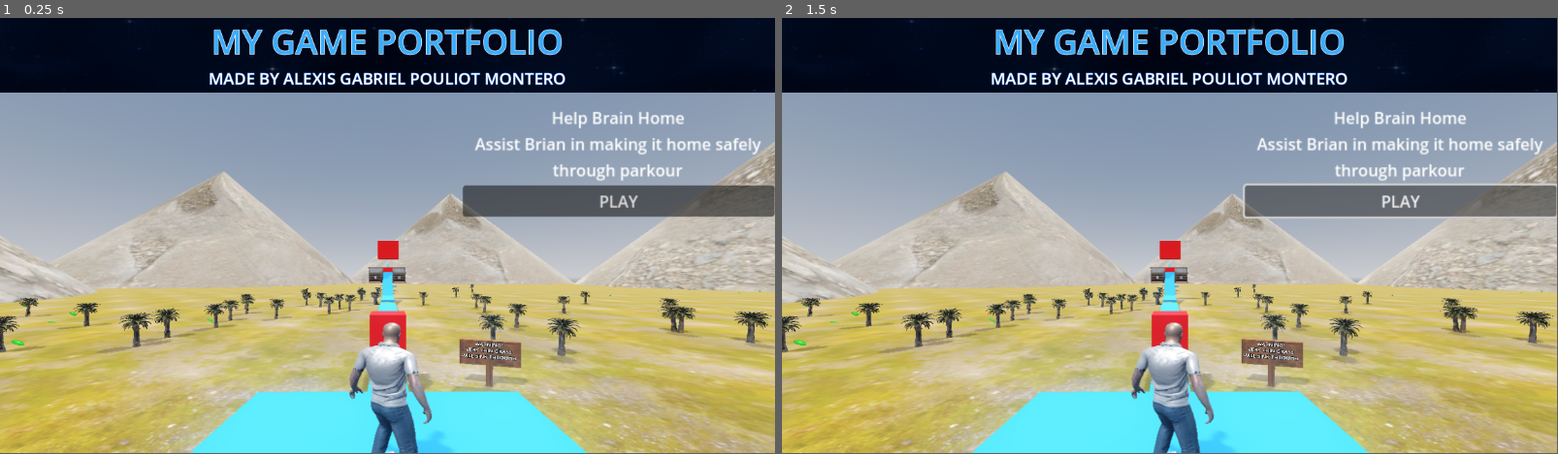
Above: before the commit, frames 1-2 (left to right).
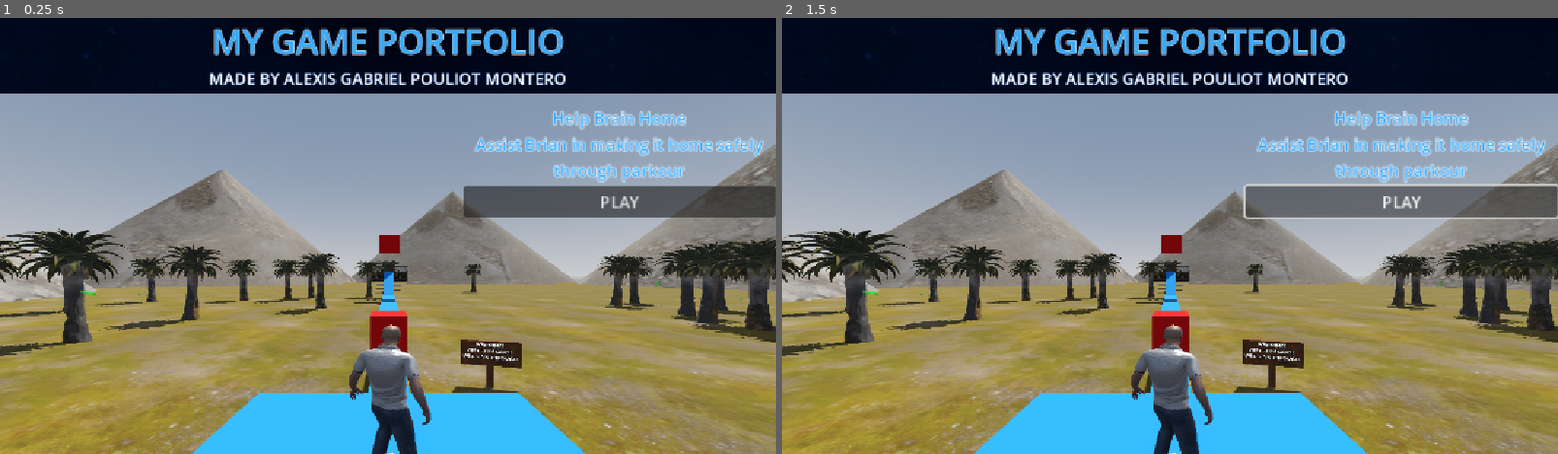
Above: after the commit, the same moments.

Repository: Alexis-dev410/Portfolio
Game: Godot game, scene res://Scenes/Portfolio.tscn
The game is run twice, just before and just after one commit, with the same random seed, the same clock (stepped at 60 frames per second) and the same inputs. Before the commit the project has no main scene; this scene is started directly in both runs.
Inputs:
- Up to frame 1 (0.25 s): no input
- Up to frame 2 (1.5 s): click "PLAY" at 0.5 s; click "PLAY" at 1.25 s
In our replay, the window is 799x449 before the commit and 800x450 after it. These sizes can differ from the game's own. Grey fills any space a smaller window leaves; there, only what the larger window draws over its background counts as a difference.

The runs differ from the first frame. In frame 1, 55% of the frame differs, in the area x 0-100%, y 0-100%; in frame 2, 55%.

Commit message:
Fixed Game Scaling, changed Assignment 1 & 3

Diff:
--- a/Scenes/Portfolio.tscn
+++ b/Scenes/Portfolio.tscn
@@ -1,7 +1,7 @@
-[gd_scene load_steps=15 format=3 uid="uid://bmrptoldd76b2"]
+[gd_scene load_steps=18 format=3 uid="uid://bmrptoldd76b2"]
 
 [ext_resource type="Script" uid="uid://b8dsl1pprwb27" path="res://Scripts/portfolio.gd" id="1_bn2y4"]
-[ext_resource type="Texture2D" uid="uid://clm1qstgkvhyt" path="res://Assets/Assignment1.webp" id="3_bn2y4"]
+[ext_resource type="Texture2D" uid="uid://bh84pcorh74a6" path="res://Assets/Assignment 1.webp" id="3_bn2y4"]
 [ext_resource type="Texture2D" uid="uid://2yrt3fovgcas" path="res://Assets/Prison.webp" id="4_ftr4p"]
 [ext_resource type="Texture2D" uid="uid://3o1cr7locorc" path="res://Assets/pixelart_starfield.png" id="4_wns4k"]
 [ext_resource type="AudioStream" uid="uid://cbfy0yln2jtqt" path="res://Assets/Comet Observatory theme.mp3" id="5_epvqv"]
@@ -34,12 +34,24 @@
 outline_size = 2
 outline_color = Color(0.15686275, 0.47058824, 1, 1)
 
+[sub_resource type="LabelSettings" id="LabelSettings_46nt4"]
+font_color = Color(0.21960784, 0.6784314, 1, 1)
+outline_size = 3
+
+[sub_resource type="LabelSettings" id="LabelSettings_ftr4p"]
+font_color = Color(0.21960784, 0.6784314, 1, 1)
+outline_size = 3
+
+[sub_resource type="LabelSettings" id="LabelSettings_vaiur"]
+font_color = Color(0.21960784, 0.6784314, 1, 1)
+outline_size = 3
+
 [node name="CanvasLayer" type="Node2D"]
 script = ExtResource("1_bn2y4")
 
 [node name="Background" type="Sprite2D" parent="."]
 position = Vector2(576, 324)
-scale = Vector2(3.6, 2.025)
+scale = Vector2(5, 5)
 texture = ExtResource("4_wns4k")
 
 [node name="CanvasLayer" type="CanvasLayer" parent="."]
@@ -104,6 +116,7 @@
 text = "Help Brain Home
 Assist Brian in making it home safely
 through parkour"
+label_settings = SubResource("LabelSettings_46nt4")
 horizontal_alignment = 1
 
 [node name="ParkourPlayButton" type="Button" parent="CanvasLayer/ScrollContainer/VBoxContainer/TextureRect/VBoxContainer"]
@@ -138,6 +151,7 @@
 size_flags_horizontal = 4
 text = "Prison Escape
 Avoid the Guards and escape prison"
+label_settings = SubResource("LabelSettings_ftr4p")
 horizontal_alignment = 1
 
 [node name="PrisonPlayButton" type="Button" parent="CanvasLayer/ScrollContainer/VBoxContainer/TextureRect2/VBoxContainer"]
@@ -173,6 +187,7 @@
 text = "Tower Defense
 Endless Defense against Ogres
 Aim for the best score!"
+label_settings = SubResource("LabelSettings_vaiur")
 horizontal_alignment = 1
 
 [node name="TDPlayButton" type="Button" parent="CanvasLayer/ScrollContainer/VBoxContainer/TextureRect3/VBoxContainer"]
--- a/Scripts/portfolio.gd
+++ b/Scripts/portfolio.gd
@@ -1,33 +1,45 @@
 extends Node2D
 
-
-func _ready():
-	var dir = DirAccess.open("res://games")
+func _ready() -> void:
+	# List games for debugging.
+	var dir := DirAccess.open("res://games")
 	if dir:
 		for file in dir.get_files():
-			print(file)
+			print("FILE:", file)
 		for folder in dir.get_directories():
 			print("DIR:", folder)
 	else:
-		print("Folder not found")
+		print("Folder not found: res://games")
+
+
+func launch_game(relative_path: String) -> void:
+	$BackgroundMusic.stream_paused = true
+
+	# Convert res:// path to an OS filesystem path in exported builds.
+	var game_path := ProjectSettings.globalize_path(relative_path)
+
+	print("Launching:", game_path)
+
+	# Using OS.create_process is the safest way
+	var result := OS.create_process(game_path, [])
+
+	if result == -1:
+		push_error("❌ Failed to launch: " + game_path)
+	else:
+		print("✔ Game launched")
 
 
 func _on_parkour_play_button_pressed() -> void:
-	$BackgroundMusic.stream_paused = true
-	var game_path := ProjectSettings.globalize_path("res://games/Assignment 1.exe")
-	OS.shell_open(game_path)
+	launch_game("res://games/Assignment 1.exe")
 
 
 func _on_prison_play_button_pressed() -> void:
-	$BackgroundMusic.stream_paused = true
-	var game_path := ProjectSettings.globalize_path("res://games/Assignment 4.exe")
-	OS.shell_open(game_path)
+	launch_game("res://games/Assignment 4.exe")
 
 
 func _on_td_play_button_pressed() -> void:
-	$BackgroundMusic.stream_paused = true
-	var game_path := ProjectSettings.globalize_path("res://games/Assignment 5.exe")
-	OS.shell_open(game_path)
+	launch_game("res://games/Assignment 5.exe")
+
 
 func _notification(what):
 	if what == NOTIFICATION_APPLICATION_FOCUS_IN:
--- a/project.godot
+++ b/project.godot
@@ -11,5 +11,12 @@
 [application]
 
 config/name="Portfolio"
+run/main_scene="uid://bmrptoldd76b2"
 config/features=PackedStringArray("4.5", "Forward Plus")
 config/icon="res://icon.svg"
+
+[display]
+
+window/size/mode=2
+window/stretch/mode="canvas_items"
+window/stretch/aspect="expand"
Binary file added: Assets/Assignment 1.webp
Not shown, changed: Assets/Assignment 1.webp.import
Binary file removed: Assets/Assignment1.webp
Not shown, added: Documents/README.txt
Not shown, removed: README.txt
Not shown, added: export_presets.cfg
Not shown, changed: .gitignore
Not shown, added: Documents/Assignment 3 document.docx
Not shown, added: Documents/Performance Assessment Document.docx
Not shown, added: Documents/README.md
Not shown, removed: README.md
